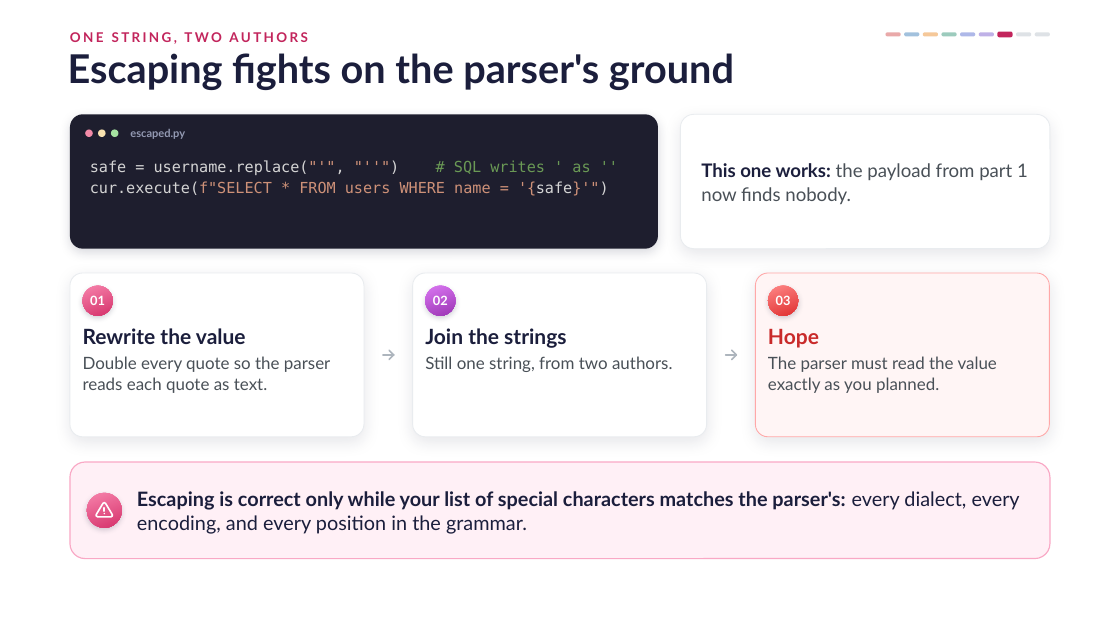
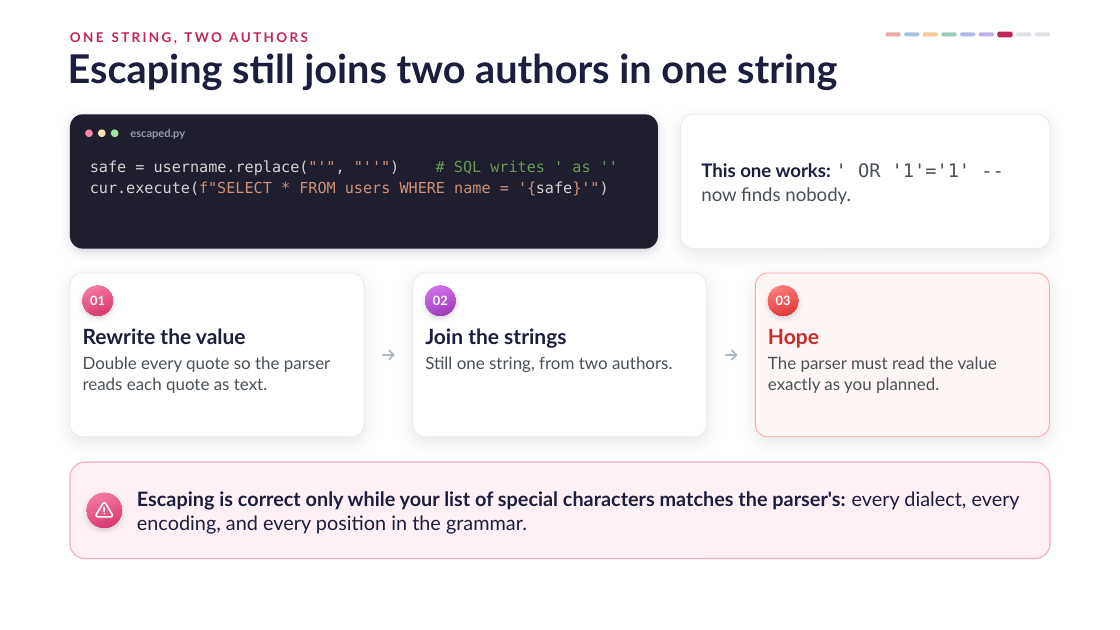
Before and after one commit to danielcregg/ai-assisted-programming, a slide deck: slide 27 of lectures-and-labs/week08/security-lecture.pptx (slide 25 before the commit). Drawn at 1120x630 pixels with LibreOffice and Linux fonts; fonts in the diff are those of the drawing; background and template pictures are left out. Boxes give left, top, right and bottom in pixels: in the first picture for what was removed or moved away, otherwise in the second. Text is boxed around its words. In the diff, an @@ line names an element or a change of style, - is before the commit and + after.

```diff
--- a/lectures-and-labs/week08/security-lecture.pptx
+++ b/lectures-and-labs/week08/security-lecture.pptx
@@ title at <box>68,53,837,90</box>: text changed @@
-Escaping fights on the parser's ground
+Escaping still joins two authors in one string
@@ text at <box>701,163,970,204</box>: text changed @@
-This one works: the payload from part 1 now finds nobody.
+This one works: ' OR '1'='1' -- now finds nobody.
```
Also in this commit, not shown: 11 other slides changed, 2 slides added, 1 other file.
